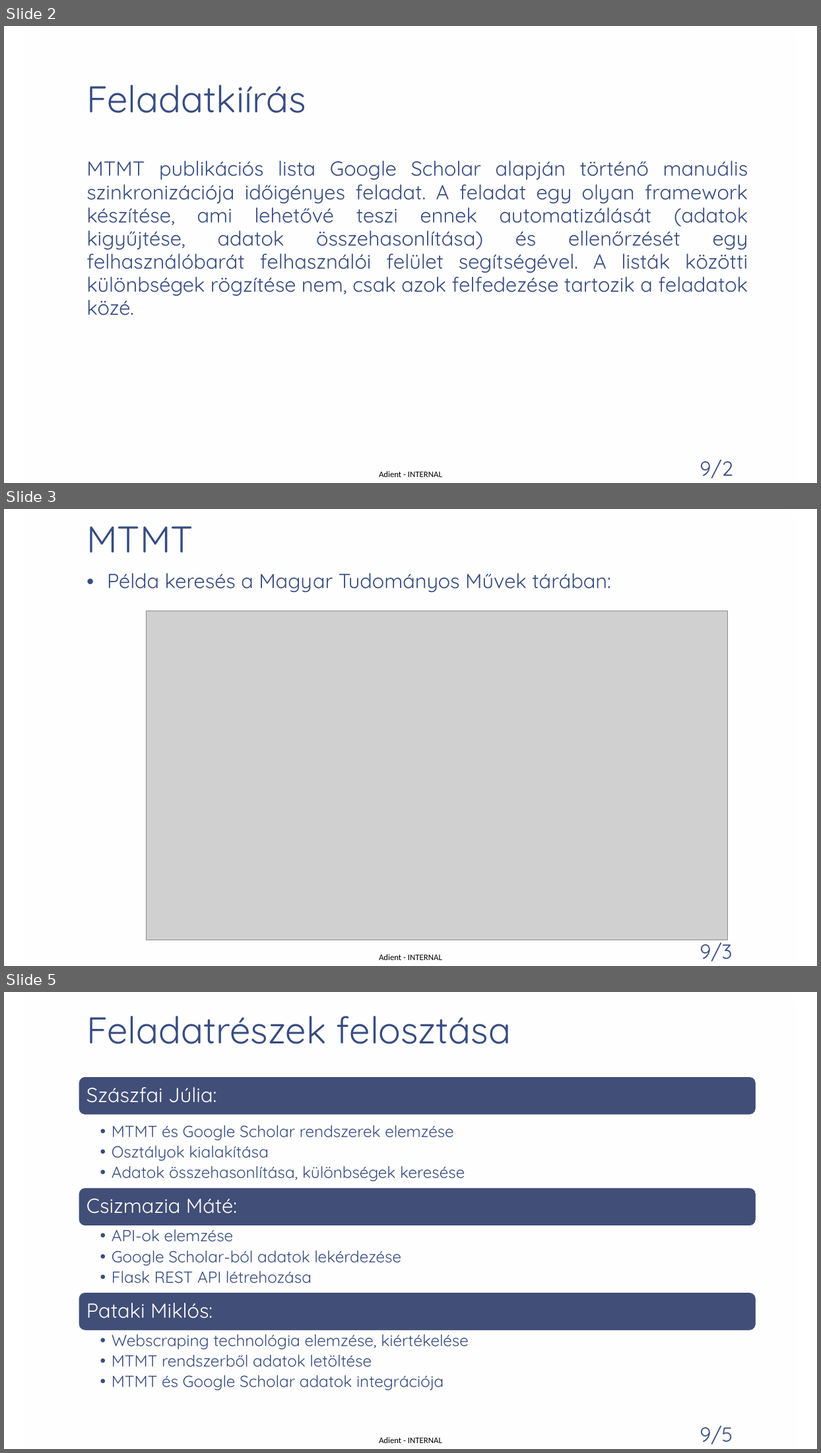
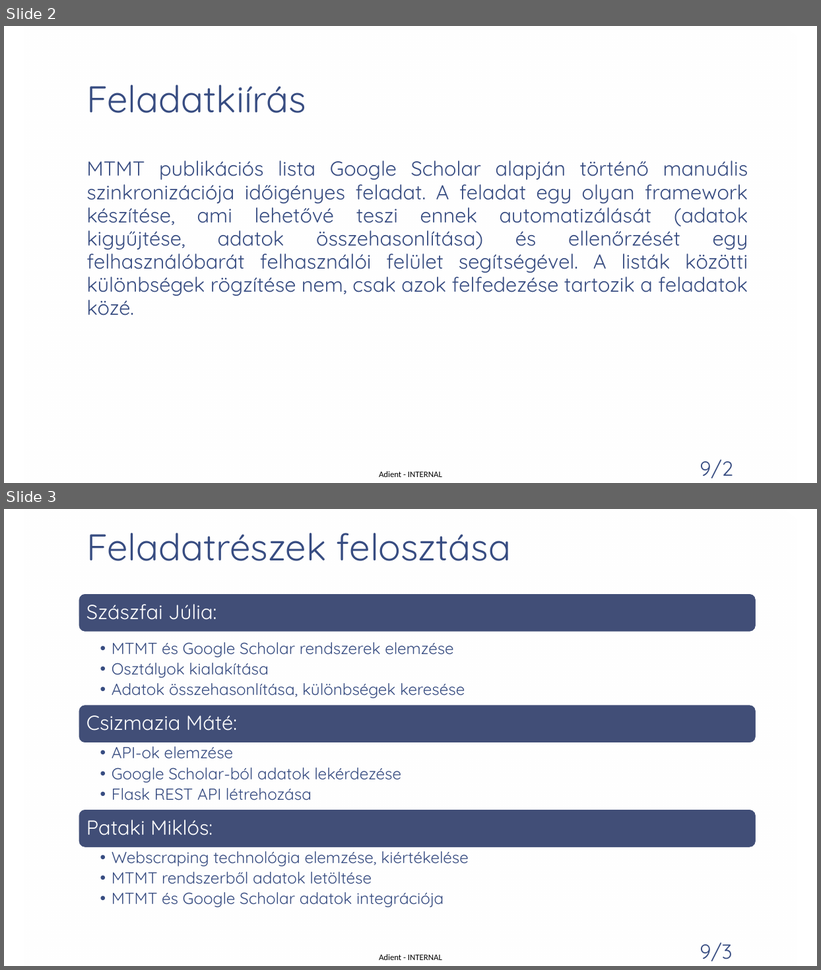
Before and after one commit to patmik2012/PubSync, a slide deck: Publikációs listák szinkronizálása.pptx. Shown one above the other, each under a label of ours: slides 2, 3 and 5 before the commit, slides 2 and 3 after it; the slides between them are not shown. The pictures are 821x1453 and 821x970 pixels, drawn with LibreOffice and Linux fonts; fonts in the diff are those of the drawing; grey boxes stand for pictures; background and template pictures are left out. Boxes give left, top, right and bottom in pixels: in the first picture for what was removed or moved away, otherwise in the second. Text is boxed around its words. In the diff, an @@ line names an element or a change of style, - is before the commit and + after.

```diff
--- a/Publikációs listák szinkronizálása.pptx
+++ b/Publikációs listák szinkronizálása.pptx
@@ slide 3 removed at <box>4,509,817,966</box>, background picture (left out); not listed: 3 template elements that a slide beside it also shows @@
@@ title removed at <box>86,526,193,553</box> @@
-MTMT
@@ text removed at <box>107,573,611,592</box> @@
-• Példa keresés a Magyar Tudományos Művek tárában:
@@ picture removed at <box>146,611,727,941</box> @@
@@ what was slide 5 is now slide 3 @@
@@ page number at <box>700,943,732,962</box>: text changed @@
-9/5
+9/3
```
Also in this commit, not shown: 1 slide changed, 11 slides added, 3 other slides removed, 2 other files.
